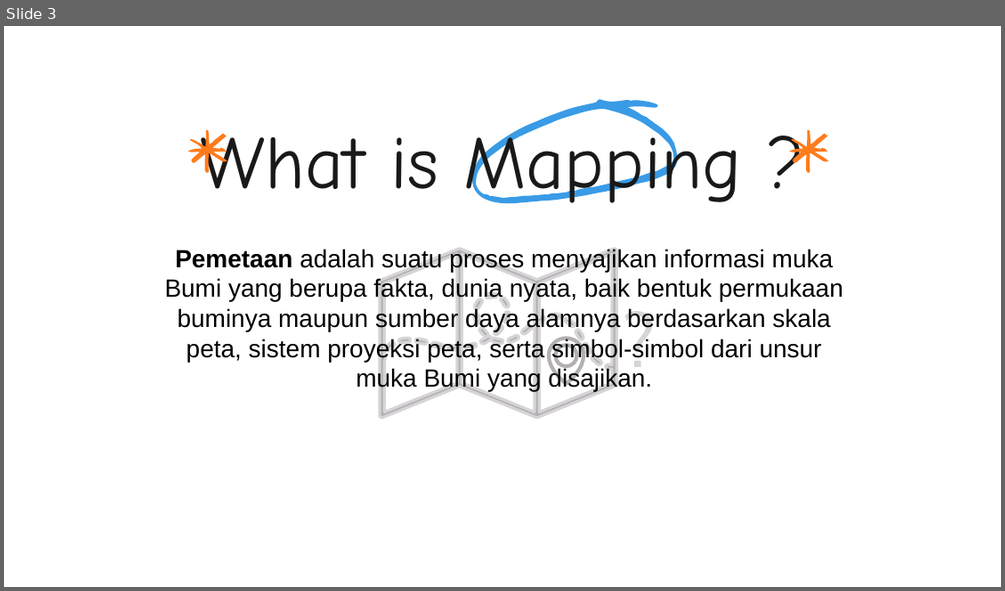
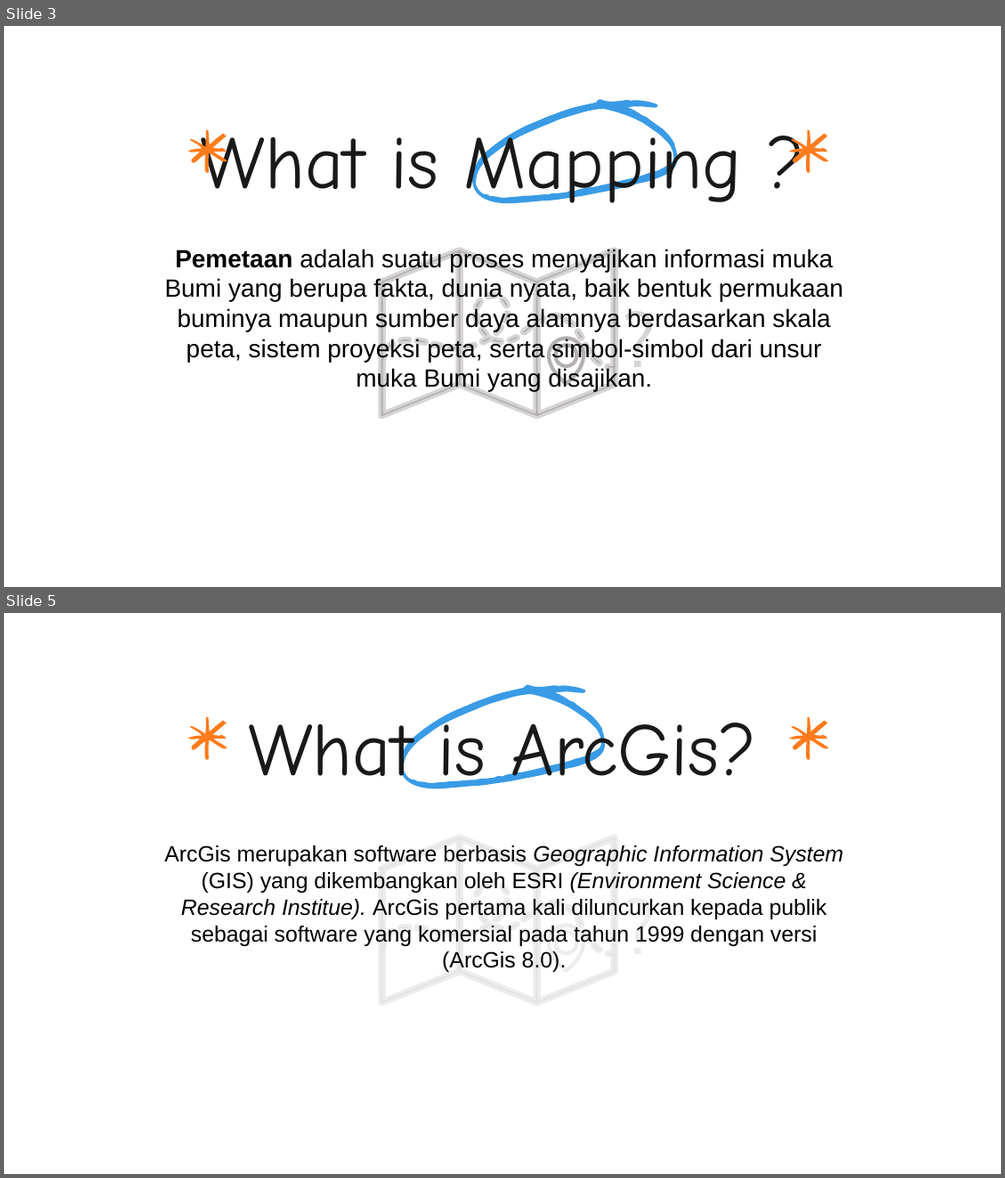
Before and after one commit to rizqillah-pnl/Laporan-Magang, a slide deck: PPT Project Magang - GeoBase.pptx. Shown one above the other, each under a label of ours: slide 3 before the commit, slides 3 and 5 after it; the slides between them are not shown. The pictures are 1005x591 and 1005x1178 pixels, drawn with LibreOffice and Linux fonts; fonts in the diff are those of the drawing. Boxes give left, top, right and bottom in pixels: in the first picture for what was removed or moved away, otherwise in the second. Text is boxed around its words. In the diff, an @@ line names an element or a change of style, - is before the commit and + after.

```diff
--- a/PPT Project Magang - GeoBase.pptx
+++ b/PPT Project Magang - GeoBase.pptx
@@ slide 5 added at [4,613,1001,1174], background #FFFFFF @@
@@ freeform shape added at [400,685,605,789], fill #399BE6 @@
@@ freeform shape added at [187,716,226,760], fill #FF7B1B @@
@@ text added at [248,711,756,789], 54 pt, text #191919 @@
+What is ArcGis?
@@ freeform shape added at [790,716,828,760], fill #FF7B1B @@
@@ text added at [164,845,843,973], 16 pt, text #000000 @@
+ArcGis merupakan software berbasis Geographic Information System (GIS) yang dikembangkan oleh ESRI (Environment Science & Research Institue). ArcGis pertama kali diluncurkan kepada publik sebagai software yang komersial pada tahun 1999 dengan versi (ArcGis 8.0).
@@ freeform shape added at [380,835,617,1004], fill #D6D4D6 at 65% opacity, outline #EDECED 2 pt @@
@@ text added at [584,866,670,968], 54 pt, text #EDECED @@
+?
@@ freeform shape added at [549,925,584,971], fill #EDECED, outline #EDECED 2 pt @@
```
Also in this commit, not shown: 3 slides changed, 3 other slides added, 1 other file.
